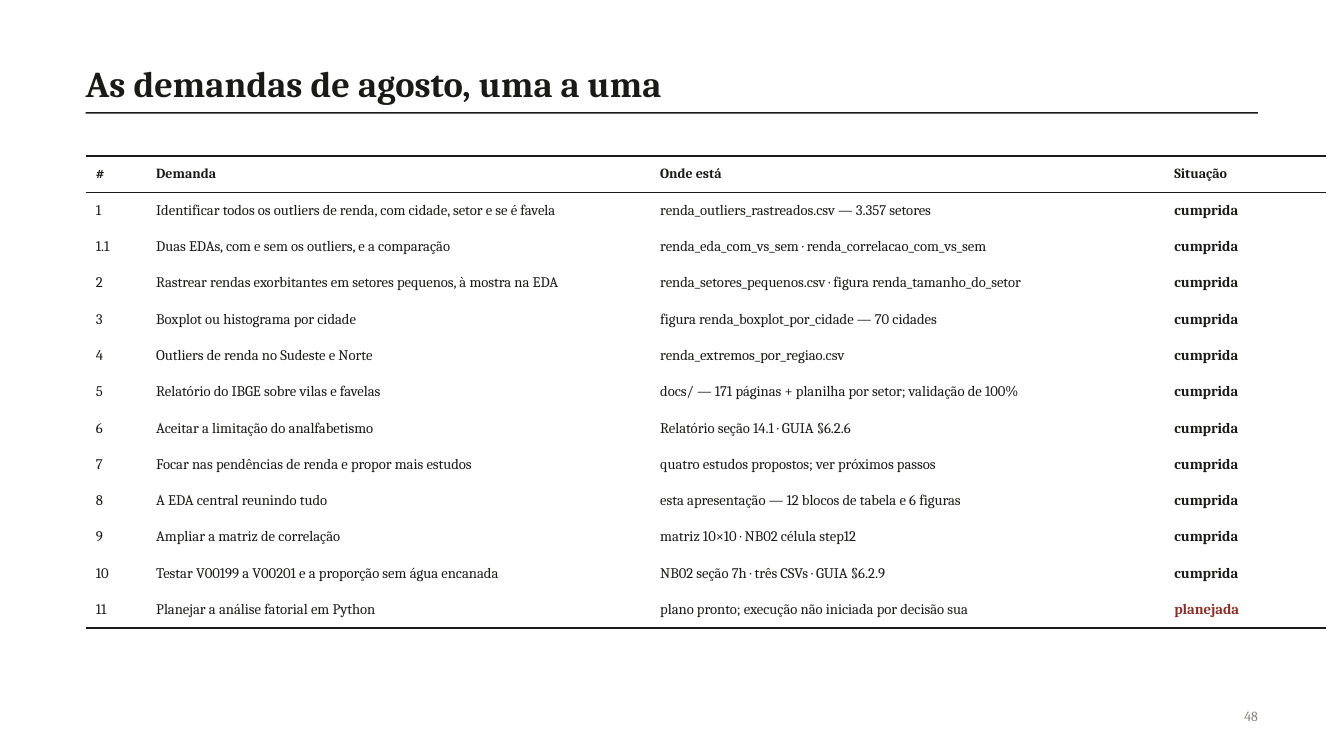
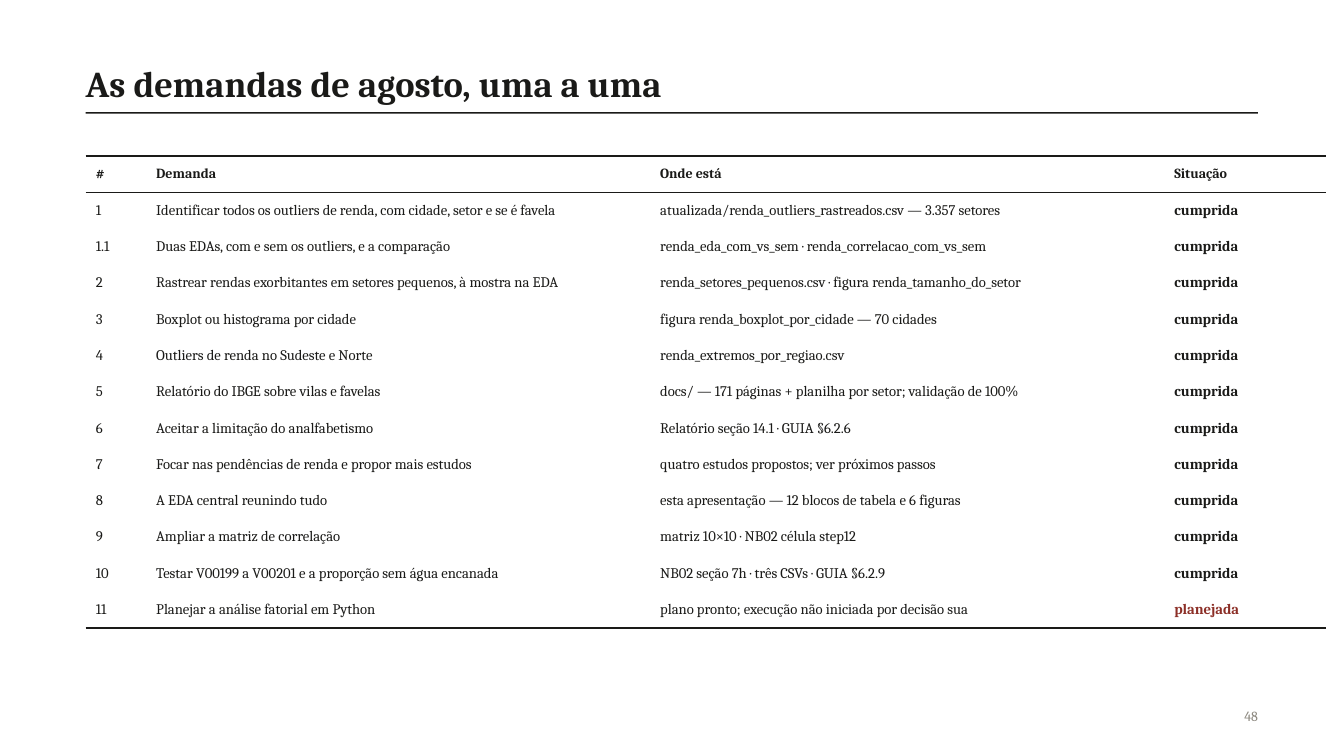
Before and after one commit to pedrinndias/Projeto_IVS_Censo, a slide deck: slide 91 of docs/Apresentacoes_IVS/Analise_Fatorial_NB04_2026-09.pptx. Drawn at 1344x756 pixels with LibreOffice and Linux fonts; fonts in the diff are those of the drawing. Boxes give left, top, right and bottom in pixels: in the first picture for what was removed or moved away, otherwise in the second. Text is boxed around its words. In the diff, an @@ line names an element or a change of style, - is before the commit and + after.

```diff
--- a/docs/Apresentacoes_IVS/Analise_Fatorial_NB04_2026-09.pptx
+++ b/docs/Apresentacoes_IVS/Analise_Fatorial_NB04_2026-09.pptx
@@ table at [86, 156, 1326, 621] @@
-row 2, column 3: renda_outliers_rastreados.csv — 3.357 setores
+row 2, column 3: atualizada/renda_outliers_rastreados.csv — 3.357 setores
```
Also in this commit, not shown: 4 other slides changed, 1 other file.
